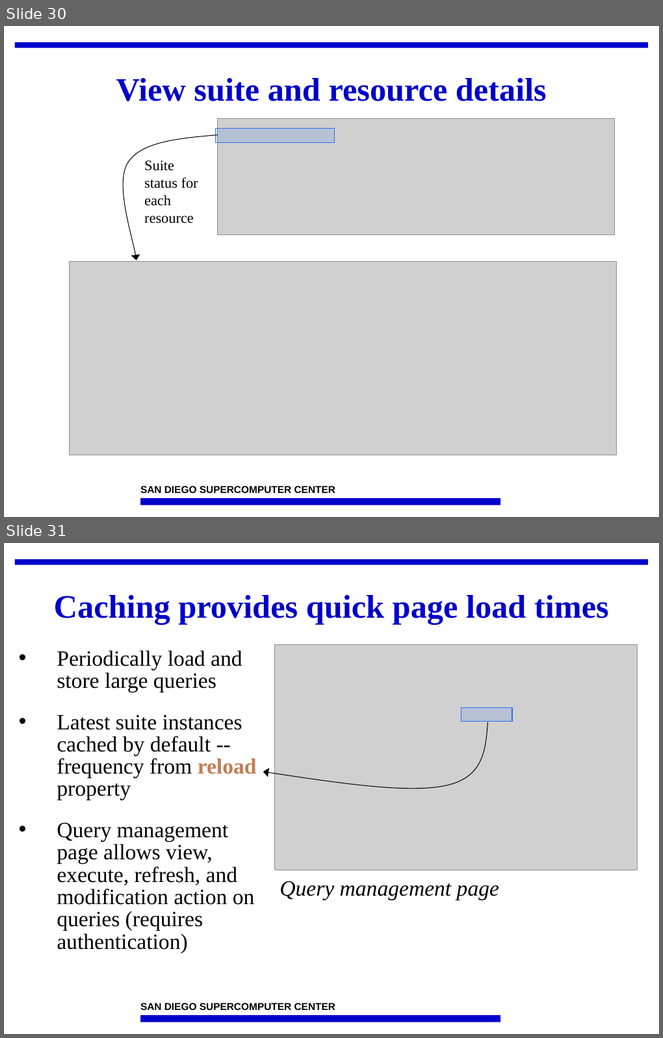
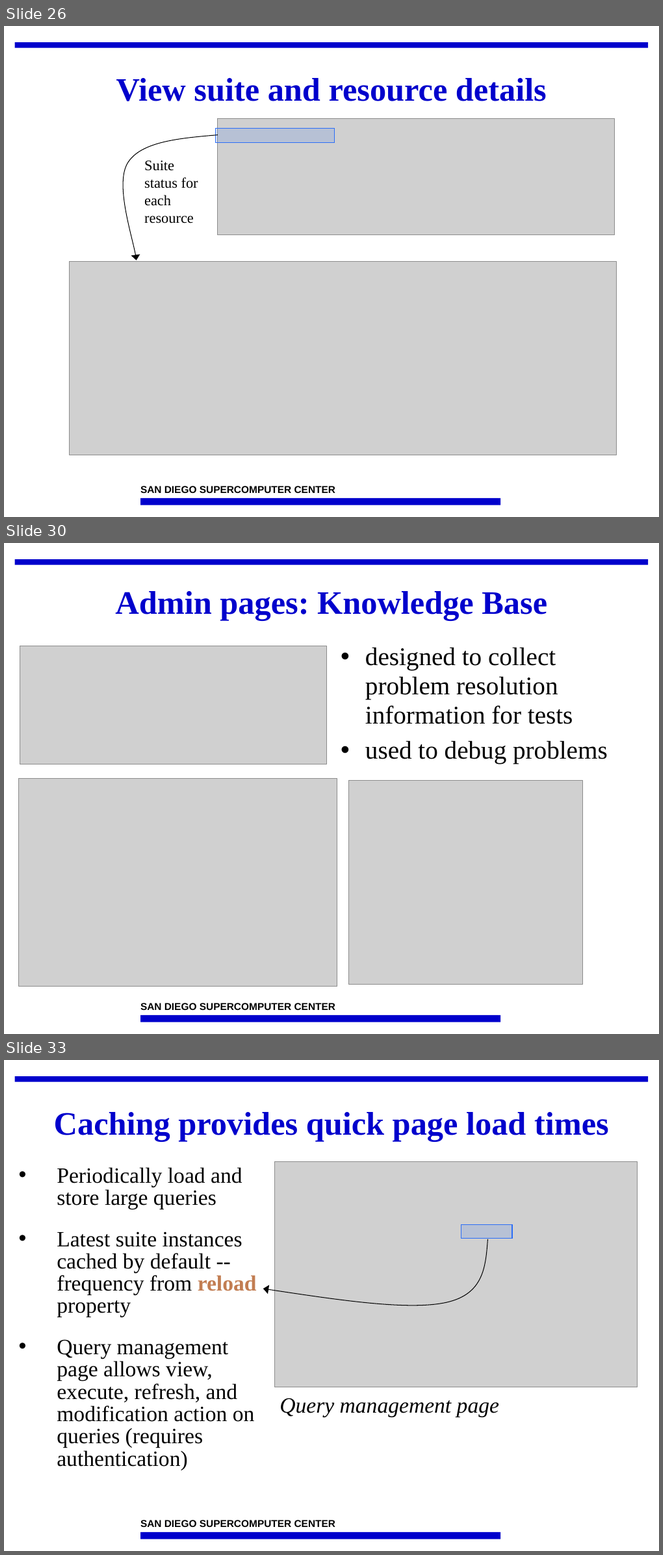
Before and after one commit to IncaProject/inca-xsede, a slide deck: talks/2010/2010workshop/consumer.ppt. Shown one above the other, each under a label of ours: slides 30 and 31 before the commit, slides 26, 30 and 33 after it; the slides between them are not shown. The pictures are 663x1038 and 663x1555 pixels, drawn with LibreOffice and Linux fonts; fonts in the diff are those of the drawing; grey boxes stand for pictures; background and template pictures are left out. Boxes give left, top, right and bottom in pixels: in the first picture for what was removed or moved away, otherwise in the second. Text is boxed around its words. In the diff, an @@ line names an element or a change of style, - is before the commit and + after.

```diff
--- a/talks/2010/2010workshop/consumer.ppt
+++ b/talks/2010/2010workshop/consumer.ppt
@@ slide 30 added at (4,543,659,1034), background #FFFFFF; not listed: 3 template elements that a slide beside it also shows @@
@@ title added at (115,591,547,621), 36 pt, text #0000CC, bold @@
+Admin pages: Knowledge Base
@@ picture added at (20,646,327,765) @@
@@ text added at (365,647,608,764), 28 pt, text #000000 @@
+• designed to collect problem resolution information for tests
+• used to debug problems
@@ picture added at (18,779,337,986) @@
@@ picture added at (348,781,582,985) @@
@@ what was slide 30 is now slide 26 @@
@@ what was slide 31 is now slide 33 @@
```
Also in this commit, not shown: 5 slides changed, 6 other slides added, 6 slides removed.
